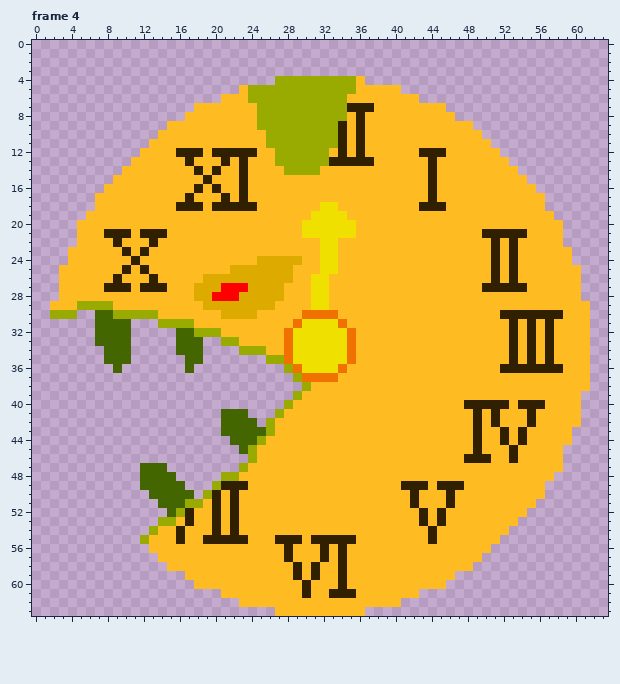
A pixel-art file gets an edit: images/enemies/fragment/idle.ase. Above, as it was before the edit.
64x64 pixels, 4 frames. Shown: frame 4. The commit also changed other frames, which this record leaves out.
Once edited:
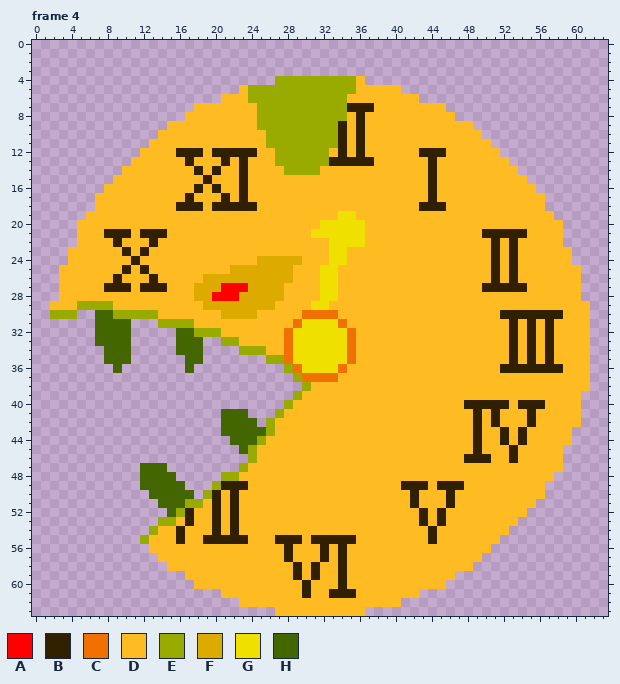
Palette (. is transparent): A #ff0000  B #302000  C #f07000  D #ffbb22  E #99aa00  F #ddaa00  G #f0e000  H #446600
The edit:
Frame 4:
The edit turns colour G into colour D in row 18 at x 32 to 33; in row 19 at x 31 to 33; in row 20 at x 30 to 31; in row 21 at x 30; in rows 22 to 24 at x 32; in rows 26 to 28 at x 31.
The edit turns colour D into colour G in row 19 at x 35; in rows 20 to 21 at x 36; in row 22 at x 34 to 36; in rows 23 to 24 at x 34; in rows 26 to 28 at x 33.
Where, in picture pixels (left, top, right, bottom), the same in both pictures:
changed: (302, 202, 365, 301)
